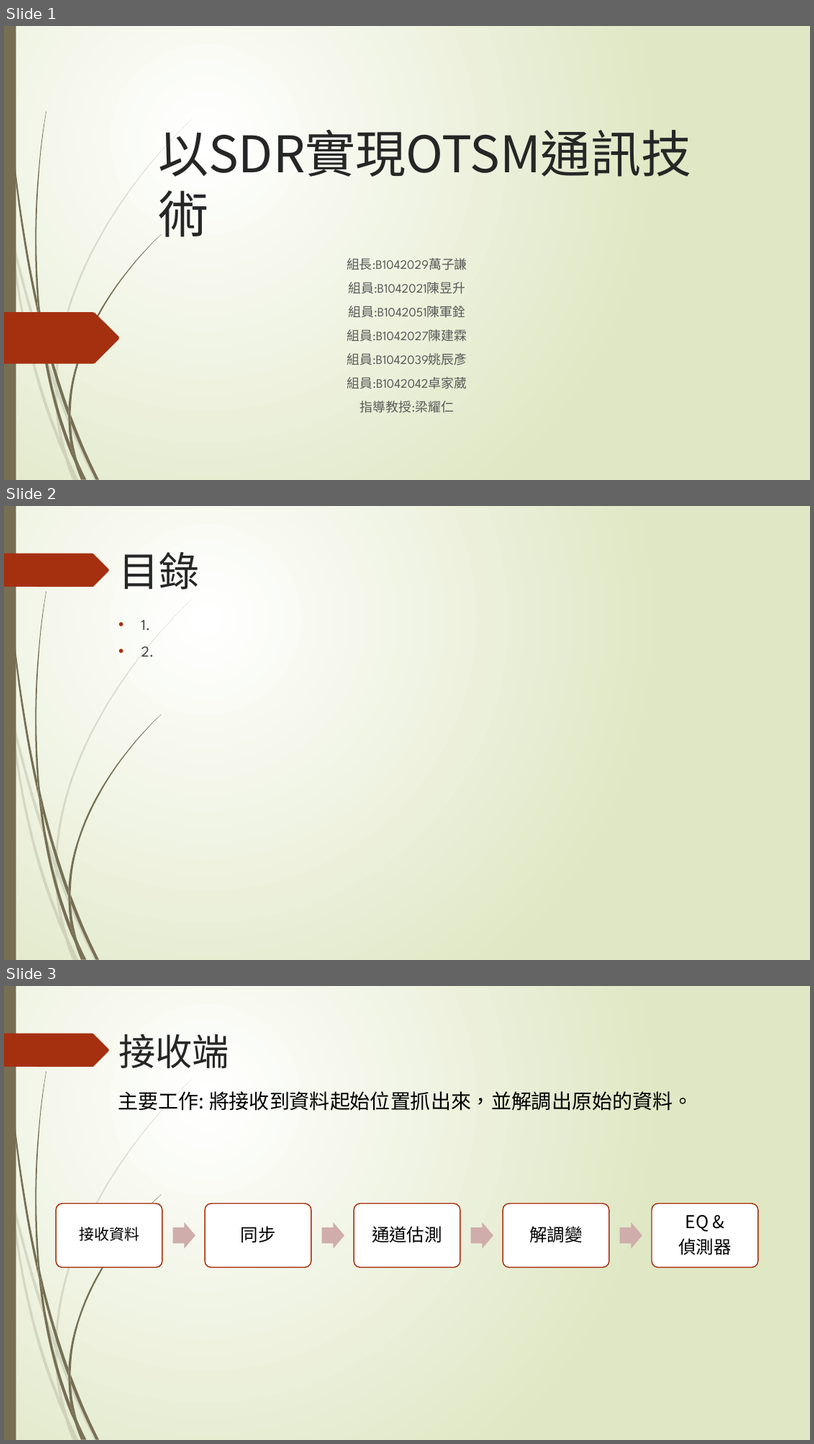
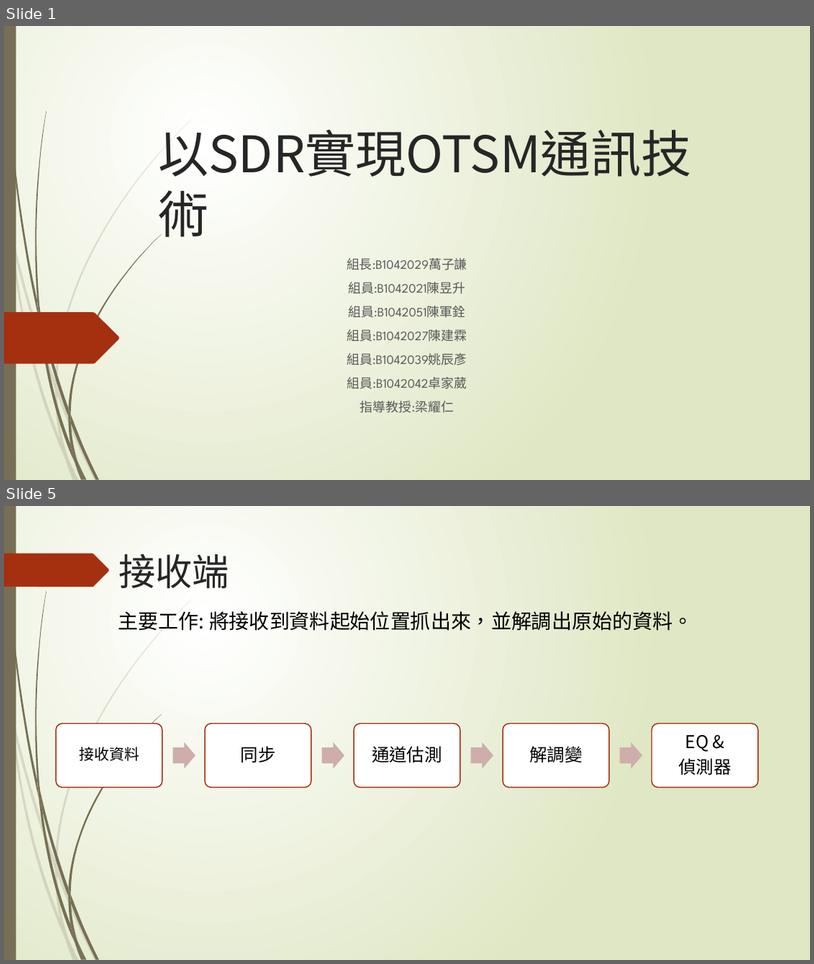
Before and after one commit to NIUWCSP/OTSM, a slide deck: report/以SDR實現OTSM通訊技術.pptx. Shown one above the other, each under a label of ours: slides 1, 2 and 3 before the commit, slides 1 and 5 after it; the slides between them are not shown. The pictures are 814x1444 and 814x964 pixels, drawn with LibreOffice and Linux fonts; fonts in the diff are those of the drawing. Boxes give left, top, right and bottom in pixels: in the first picture for what was removed or moved away, otherwise in the second. Text is boxed around its words. In the diff, an @@ line names an element or a change of style, - is before the commit and + after.

```diff
--- a/report/以SDR實現OTSM通訊技術.pptx
+++ b/report/以SDR實現OTSM通訊技術.pptx
@@ slide 2 removed at <box>4,506,810,960</box>, background gradient #FFFFFF to #DFE8C4; not listed: 24 template elements that a slide beside it also shows @@
@@ title removed at <box>118,552,199,590</box> @@
-目錄
@@ text removed at <box>142,620,154,656</box> @@
-• 1.
-• 2.
@@ what was slide 3 is now slide 5 @@
```
Also in this commit, not shown: 8 slides added, 1 other file.
